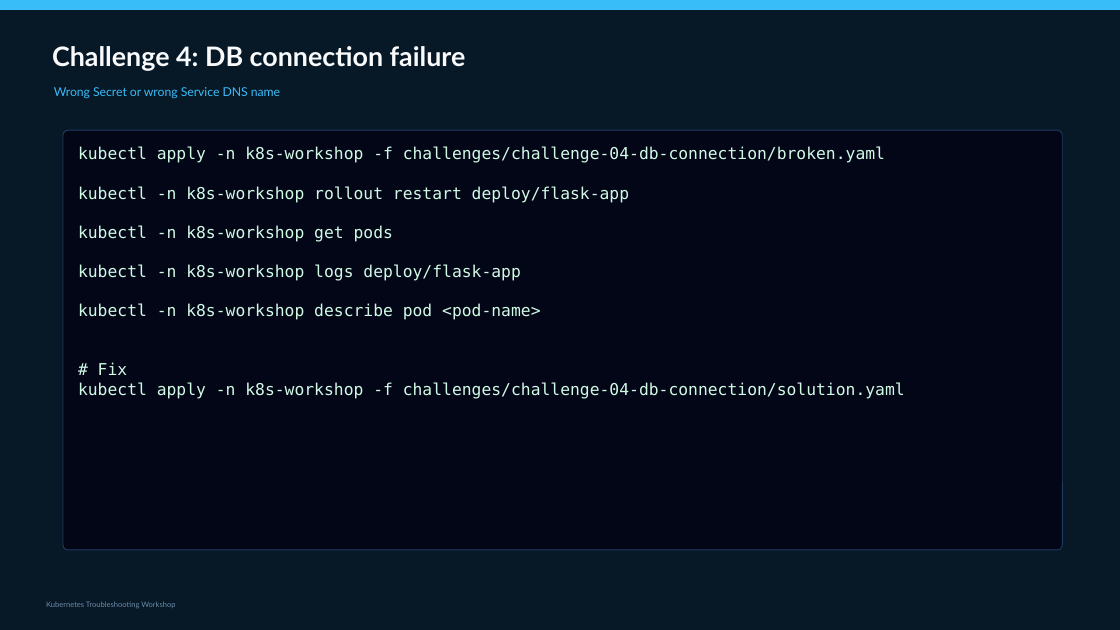
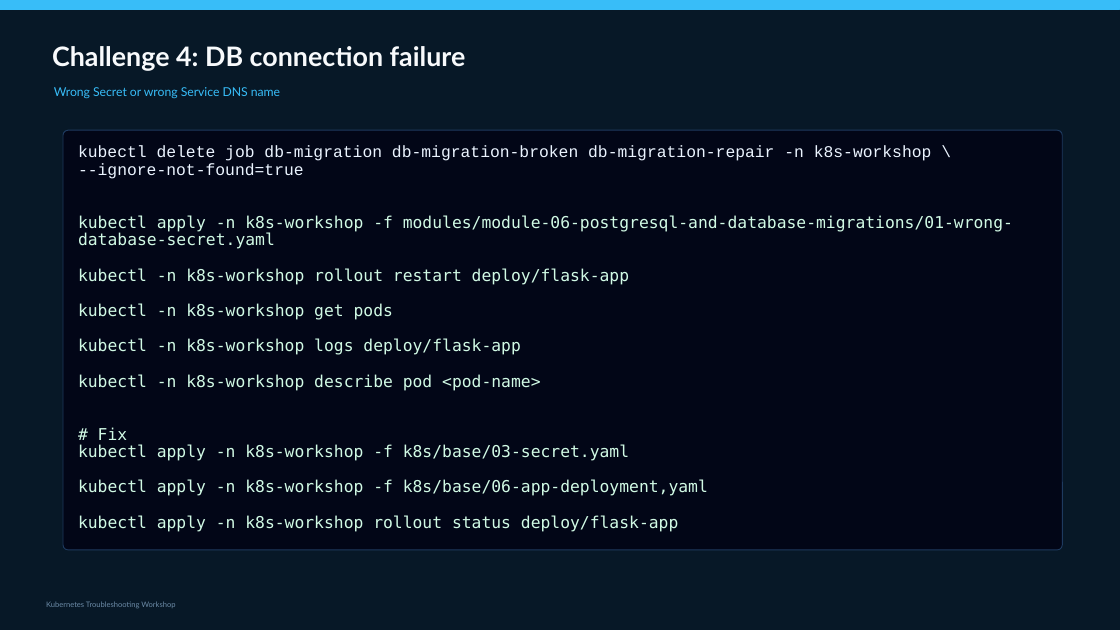
Before and after one commit to slaneslane/k8s-workshop-2, a slide deck: slide 69 of presentations/K8s_Troubleshooting_Workshop_FULL.pptx (slide 68 before the commit). Drawn at 1120x630 pixels with LibreOffice and Linux fonts; fonts in the diff are those of the drawing. Boxes give left, top, right and bottom in pixels: in the first picture for what was removed or moved away, otherwise in the second. Text is boxed around its words. In the diff, an @@ line names an element or a change of style, - is before the commit and + after.

```diff
--- a/presentations/K8s_Troubleshooting_Workshop_FULL.pptx
+++ b/presentations/K8s_Troubleshooting_Workshop_FULL.pptx
@@ text at [78,145,1013,249]: text changed @@
-kubectl apply -n k8s-workshop -f challenges/challenge-04-db-connection/broken.yaml
+kubectl delete job db-migration db-migration-broken db-migration-repair -n k8s-workshop \
+--ignore-not-found=true
+kubectl apply -n k8s-workshop -f modules/module-06-postgresql-and-database-migrations/01-wrong-database-secret.yaml
@@ text at [78,268,629,440]: line spacing 1 to 0.9 @@
@@ text at [78,444,708,532]: text changed @@
-kubectl apply -n k8s-workshop -f challenges/challenge-04-db-connection/solution.yaml
+kubectl apply -n k8s-workshop -f k8s/base/03-secret.yaml
+kubectl apply -n k8s-workshop -f k8s/base/06-app-deployment,yaml
+kubectl apply -n k8s-workshop rollout status deploy/flask-app
```
Also in this commit, not shown: 3 other slides changed, 1 slide added, 3 other files.
